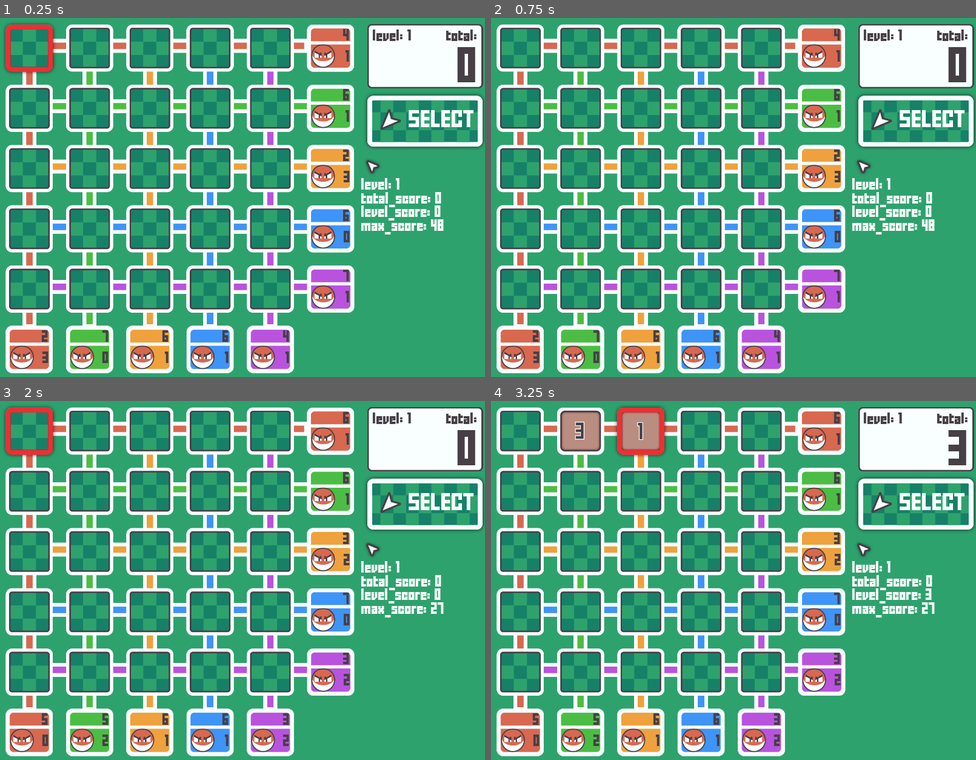
Above: before the commit, frames 1-4 (two rows, left to right).
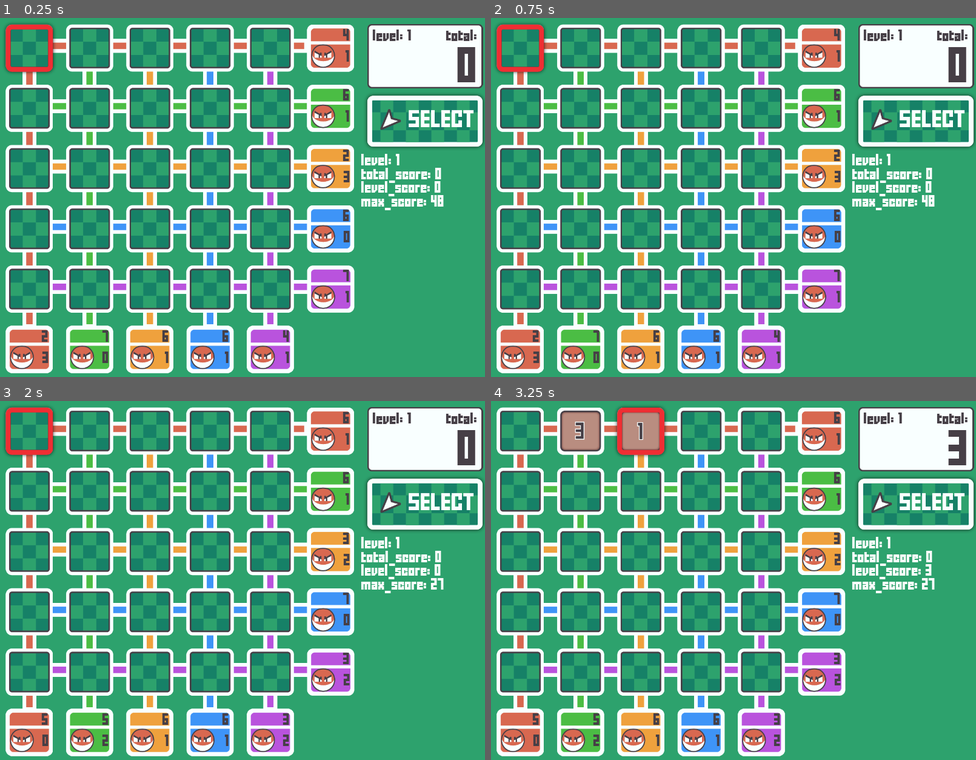
Above: after the commit, the same moments.

Repository: sophearahsp/Voltorb-Flip-Web-Version-2
Game: Godot game, scene res://scenes/main.tscn
Two runs of this game, one before a commit and one after it. Both use one fixed random seed, a clock stepped at 60 frames per second and the inputs below.
Inputs (mouse positions are in pixels of both pictures, inside the frame that each line leads up to):
- Up to frame 1 (0.25 s): no input
- Up to frame 2 (0.75 s): click (917, 165) at 0.52 s
- Up to frame 3 (2 s): click (29, 429) at 1.25 s
- Up to frame 4 (3.25 s): click (578, 429) at 2 s; click (641, 429) at 2.75 s

The runs differ from the first frame. In frame 1, 1.6% of the frame differs, in the area x 74-92%, y 37-61%; in frame 2, 2.3%, in the area x 0-92%, y 1-61%; in frame 3, 1.6%; in frame 4, 1.6%.

Commit message:
removed testing button

Diff:
--- a/scenes/main.tscn
+++ b/scenes/main.tscn
@@ -1,8 +1,6 @@
-[gd_scene load_steps=11 format=2]
+[gd_scene load_steps=9 format=2]
 
 [ext_resource path="res://scenes/background.tscn" type="PackedScene" id=1]
-[ext_resource path="res://assets/1x/PlayerControls/SelectCursorx1.png" type="Texture" id=2]
-[ext_resource path="res://assets/1x/PlayerControls/MarkCursorx1.png" type="Texture" id=3]
 [ext_resource path="res://scenes/scoreboard.tscn" type="PackedScene" id=5]
 [ext_resource path="res://scripts/main.gd" type="Script" id=6]
 [ext_resource path="res://scenes/marking_panel.tscn" type="PackedScene" id=8]
@@ -77,17 +75,10 @@
 margin_right = 320.0
 margin_bottom = 150.0
 
-[node name="TestButton" type="TextureButton" parent="HBoxContainer/MarginContainer/PlayerControls"]
+[node name="Label" type="Label" parent="HBoxContainer/MarginContainer/PlayerControls"]
 margin_top = 347.0
 margin_right = 336.0
-margin_bottom = 407.0
-texture_normal = ExtResource( 2 )
-texture_pressed = ExtResource( 3 )
-
-[node name="Label" type="Label" parent="HBoxContainer/MarginContainer/PlayerControls"]
-margin_top = 411.0
-margin_right = 336.0
-margin_bottom = 564.0
+margin_bottom = 500.0
 custom_fonts/font = SubResource( 2 )
 text = "level
 total score
--- a/scripts/main.gd
+++ b/scripts/main.gd
@@ -123,7 +123,3 @@
 		_marking_panel.hide()
 		toggle_button.set_normal_texture(select_hover)
 		toggle_button.set_pressed_texture(select_pressed)
-
-
-func _on_TestButton_button_down():
-	pass # Replace with function body.
Not shown, changed: docs/index.pck
